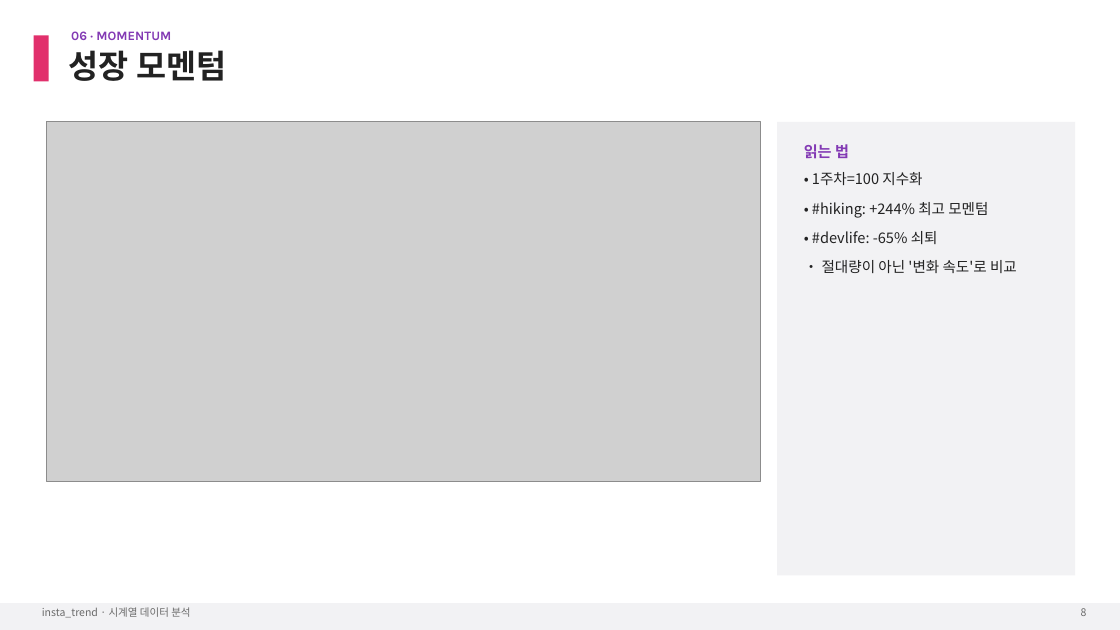
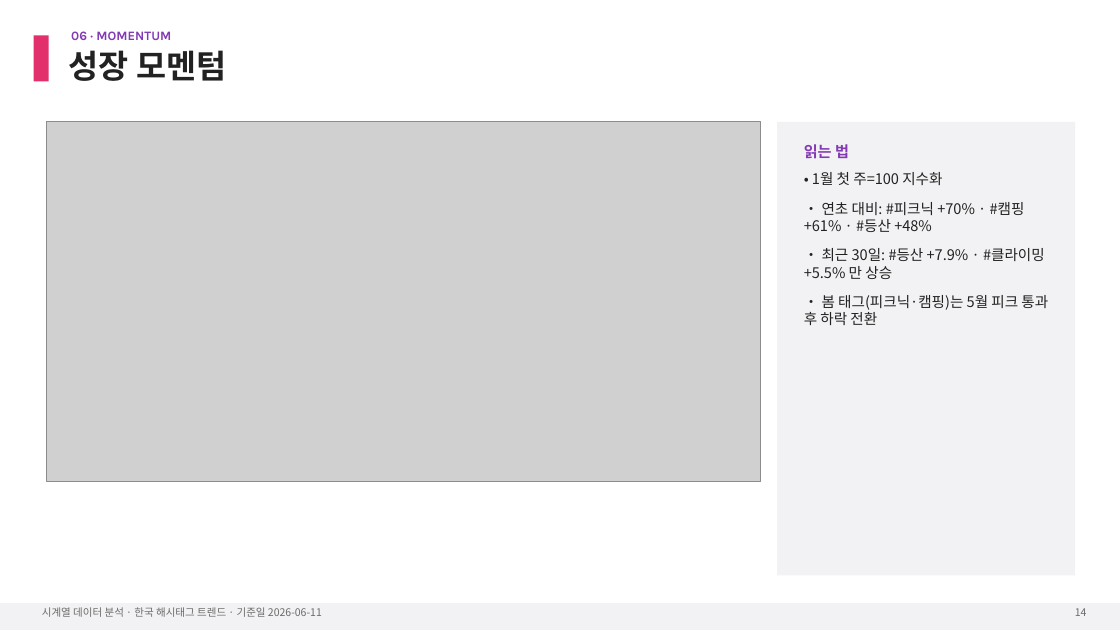
Before and after one commit to iluv4/insta_trend, a slide deck: slide 17 of presentation/insta_trend_timeseries.pptx (slide 11 before the commit). Drawn at 1120x630 pixels with LibreOffice and Linux fonts; fonts in the diff are those of the drawing; grey boxes stand for pictures. Boxes give left, top, right and bottom in pixels: in the first picture for what was removed or moved away, otherwise in the second. Text is boxed around its words. In the diff, an @@ line names an element or a change of style, - is before the commit and + after.

```diff
--- a/presentation/insta_trend_timeseries.pptx
+++ b/presentation/insta_trend_timeseries.pptx
@@ text at (804,172,1048,325): text changed @@
-• 1주차=100 지수화
-• #hiking: +244% 최고 모멘텀
-• #devlife: -65% 쇠퇴
-• 절대량이 아닌 '변화 속도'로 비교
+• 1월 첫 주=100 지수화
+• 연초 대비: #피크닉 +70% · #캠핑 +61% · #등산 +48%
+• 최근 30일: #등산 +7.9% · #클라이밍 +5.5% 만 상승
+• 봄 태그(피크닉·캠핑)는 5월 피크 통과 후 하락 전환
@@ text at (42,607,322,617): text changed @@
-insta_trend · 시계열 데이터 분석
+시계열 데이터 분석 · 한국 해시태그 트렌드 · 기준일 2026-06-11
@@ text at (1075,608,1087,616): text changed @@
-8
+14
```
Also in this commit, not shown: 11 other slides changed, 12 slides added, 2 slides removed, 14 other files.
